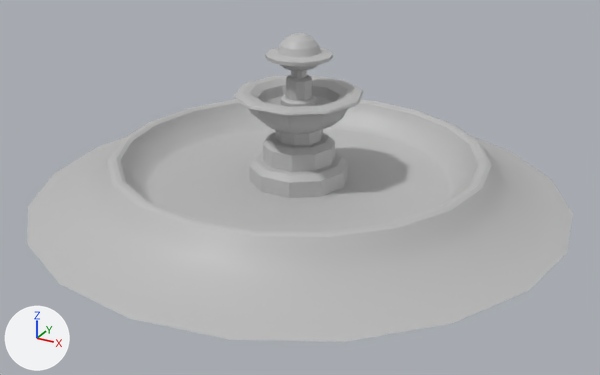
What one commit did to the FBX model prototype3/Maya_Reboot/scenes/Environment/Fountain.fbx.
Before and after are seen from a 50 mm camera at (2.36, -4.29, 2.18) aimed at (0.09, -0.16, 0.11). The axes (+X, +Y, +Z) are drawn at lower left. The lights are the same throughout. Where no turn or scale is listed for an object, it has been applied to the vertices.
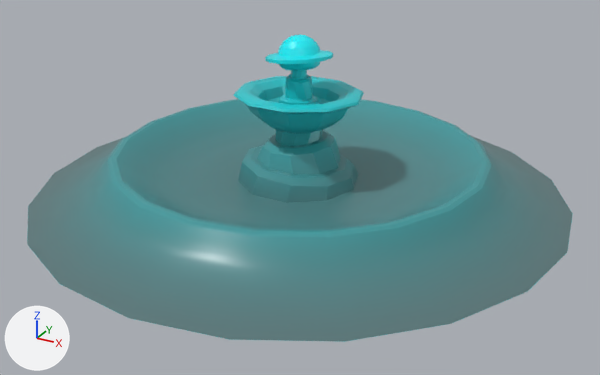
Where the newer file only moved an object's origin or applied its transform, the numbers keep the older frame.

Diff of the bpy script that builds the scene:
```diff
--- a/prototype3/Maya_Reboot/scenes/Environment/Fountain.fbx.py
+++ b/prototype3/Maya_Reboot/scenes/Environment/Fountain.fbx.py
@@ me_mesh_003 @@
 # used by ob_polysurface3; parent = ob_fountain; location = (0.00131, 0.969, 0.14); scale = (0.891, 0.891, 0.891)
-me_mesh_003.from_pydata(...)  # 152 vertices, 160 faces; spans x -45.0..45.1, y 50.0..75.2, z -41.6..44.1
-me_mesh_003.materials.append(mat_lambert1)  # grey #bcbcbc
+me_mesh_003.from_pydata(...)  # 142 vertices, 150 faces; spans x -45.0..45.0, y -13.0..13.0, z -42.8..42.8
+# me_mesh_003 part 1: 152 vertices removed from x -45.0..45.1, y 50.0..75.2, z -41.6..44.1
+# me_mesh_003 part 2: 142 vertices added at x -45.0..45.0, y -13.0..13.0, z -42.8..42.8
+me_mesh_003.materials.append(mat_stingraypbs1)  # picture img_4_png
@@ me_mesh_001 @@
 me_mesh_001.from_pydata(...)  # 127 vertices, 133 faces; spans x -0.204..0.204, y -0.207..0.19, z 0.823..1.023
-me_mesh_001.materials.append(mat_lambert1)  # grey #bcbcbc
+me_mesh_001.materials.append(mat_stingraypbs1)  # picture img_4_png
@@ me_mesh_004 @@
 me_mesh_004.from_pydata(...)  # 82 vertices, 90 faces; spans x -0.314..0.314, y -0.31..0.287, z 0.089..0.446
-me_mesh_004.materials.append(mat_lambert1)  # grey #bcbcbc
+me_mesh_004.materials.append(mat_stingraypbs1)  # picture img_4_png
@@ me_mesh_002 @@
 me_mesh_002.from_pydata(...)  # 82 vertices, 90 faces; spans x -0.113..0.113, y -0.119..0.096, z 0.506..0.833
-me_mesh_002.materials.append(mat_lambert1)  # grey #bcbcbc
+me_mesh_002.materials.append(mat_stingraypbs1)  # picture img_4_png
@@ me_mesh @@
-me_mesh.from_pydata(...)  # 342 vertices, 360 faces; spans x -1.69..1.69, y -1.69..1.69, z -0.15..0.15
+me_mesh.from_pydata(...)  # 362 vertices, 380 faces; spans x -1.69..1.69, y -1.69..1.69, z -0.15..0.15
+# me_mesh part 3
+# 20 vertices are removed from x -0.94..0.94, y -0.94..0.94, z -0.04
+# 40 faces are deleted
+# 100 vertices move from x -1.09..1.09, y -1.09..1.09, z -0.03..0.1 to x -1.03..1.03, y -1.03..1.03, z -0.02..0.08
+# 40 vertices are added at x -0.71..0.71, y -0.71..0.71, z -0.04..-0.03
+# 60 new faces join them
+# me_mesh part 4: 320 faces spanning x -1.69..1.69, y -1.69..1.69, z -0.15..0.15 switch from mat_lambert1 (grey #bcbcbc) to mat_stingraypbs1 (picture img_4_png)
@@ ob_polysurface3 @@
 ob_polysurface3.parent = ob_fountain
-ob_polysurface3.location = (0.00131, 0.969, 0.14)
+ob_polysurface3.location = (0.012, 57.11, 1.286)
+ob_polysurface3.rotation_euler = (-0.04, 0.0, 0.0)  # degrees (-2.3, 0, 0)
 ob_polysurface3.scale = (0.891, 0.891, 0.891)
```

What differs and where, as boxes (x1, y1, x2, y2) in the pictures (600 x 375 px; the box of a moved part takes in the faces that stretch with it):
'polySurface4', recoloured (grey to cyan): (238, 130, 358, 203) in both
'polySurface3', reshaped, moved, turned: before (233, 75, 363, 134); after (234, 76, 364, 133)
'polySurface1', recoloured (grey to cyan): (265, 33, 333, 71) in both
'polySurface2', recoloured (grey to cyan): (279, 70, 319, 107) in both
part 1 of me_mesh_003, deleted: before (233, 75, 363, 134)
part 2 of me_mesh_003, added (cyan): after (234, 76, 364, 133)
part 3 of me_mesh, moved or reshaped: (120, 103, 478, 230) in both
part 4 of me_mesh, recoloured (grey to cyan): (27, 99, 573, 342) in both
